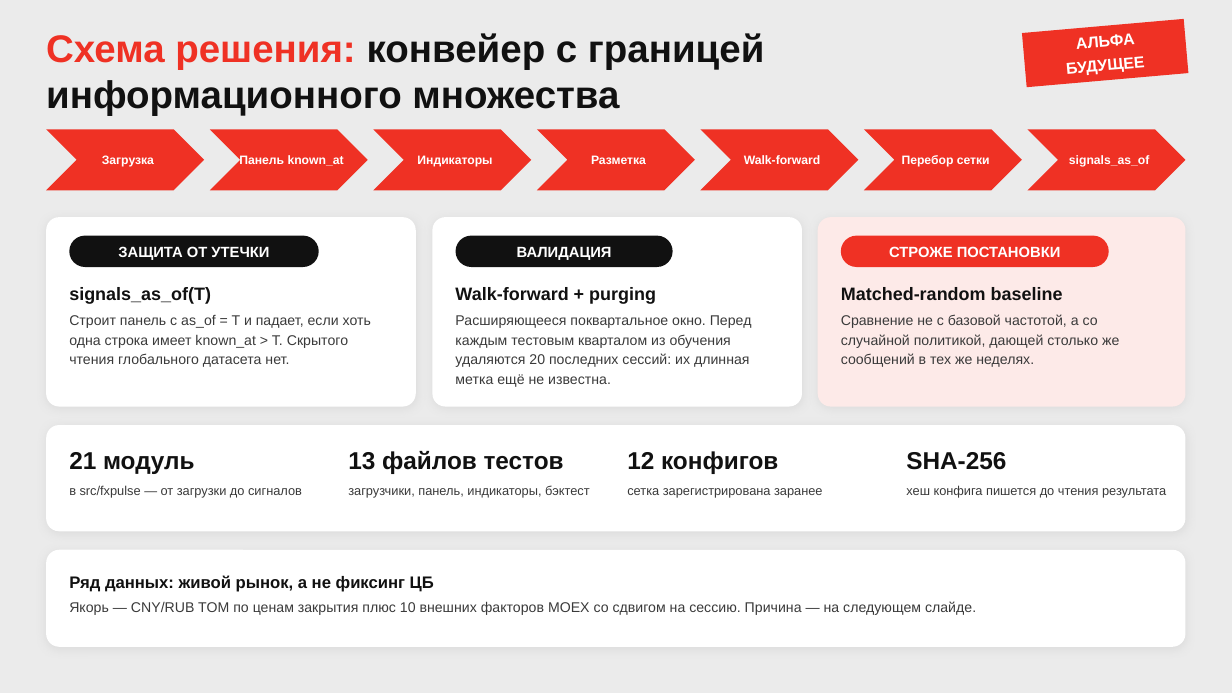
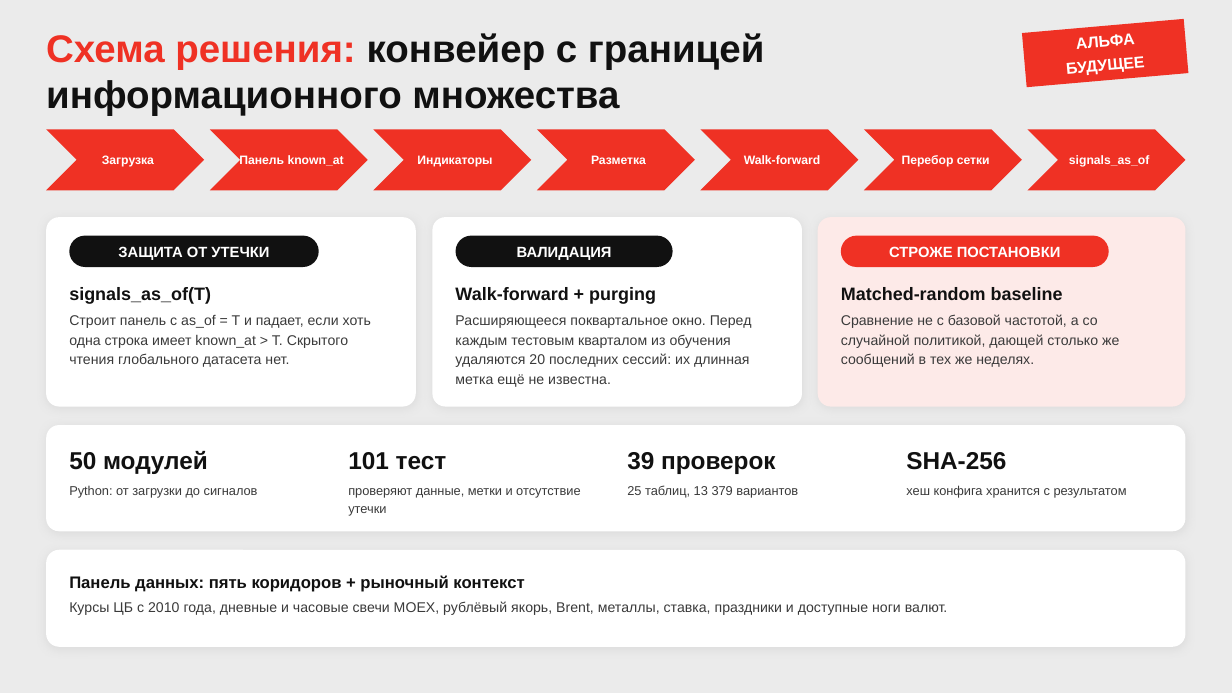
Before and after one commit to ne-olya/fx-pulse, a slide deck: slide 5 of docs/presentation/fx-pulse-interim.pptx. Drawn at 1232x693 pixels with LibreOffice and Linux fonts; fonts in the diff are those of the drawing. Boxes give left, top, right and bottom in pixels: in the first picture for what was removed or moved away, otherwise in the second. Text is boxed around its words. In the diff, an @@ line names an element or a change of style, - is before the commit and + after.

```diff
--- a/docs/presentation/fx-pulse-interim.pptx
+++ b/docs/presentation/fx-pulse-interim.pptx
@@ text at box(69, 451, 208, 474): text changed @@
-21 модуль
+50 модулей
@@ text at box(348, 452, 447, 470): text changed @@
-13 файлов тестов
+101 тест
@@ text at box(627, 452, 775, 474): text changed @@
-12 конфигов
+39 проверок
@@ text at box(69, 486, 258, 498): text changed @@
-в src/fxpulse — от загрузки до сигналов
+Python: от загрузки до сигналов
@@ text at box(348, 488, 580, 516): text changed @@
-загрузчики, панель, индикаторы, бэктест
+проверяют данные, метки и отсутствие утечки
@@ text at box(627, 485, 798, 498): text changed @@
-сетка зарегистрирована заранее
+25 таблиц, 13 379 вариантов
@@ text at box(906, 485, 1127, 498): text changed @@
-хеш конфига пишется до чтения результата
+хеш конфига хранится с результатом
@@ text at box(69, 575, 524, 592): text changed @@
-Ряд данных: живой рынок, а не фиксинг ЦБ
+Панель данных: пять коридоров + рыночный контекст
@@ text at box(69, 601, 948, 615): text changed @@
-Якорь — CNY/RUB TOM по ценам закрытия плюс 10 внешних факторов MOEX со сдвигом на сессию. Причина — на следующем слайде.
+Курсы ЦБ с 2010 года, дневные и часовые свечи MOEX, рублёвый якорь, Brent, металлы, ставка, праздники и доступные ноги валют.
```
Also in this commit, not shown: 4 other slides changed, 3 slides added, 3 slides removed, 3 other files.
